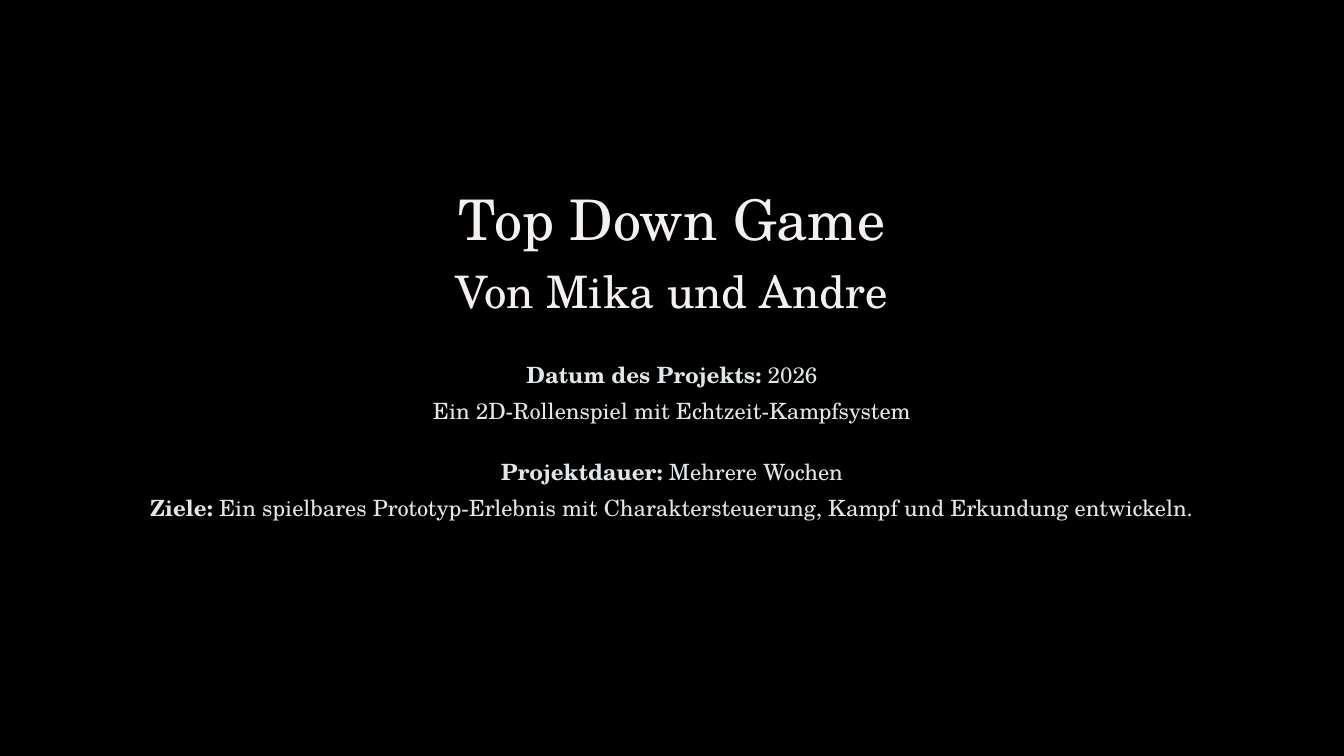
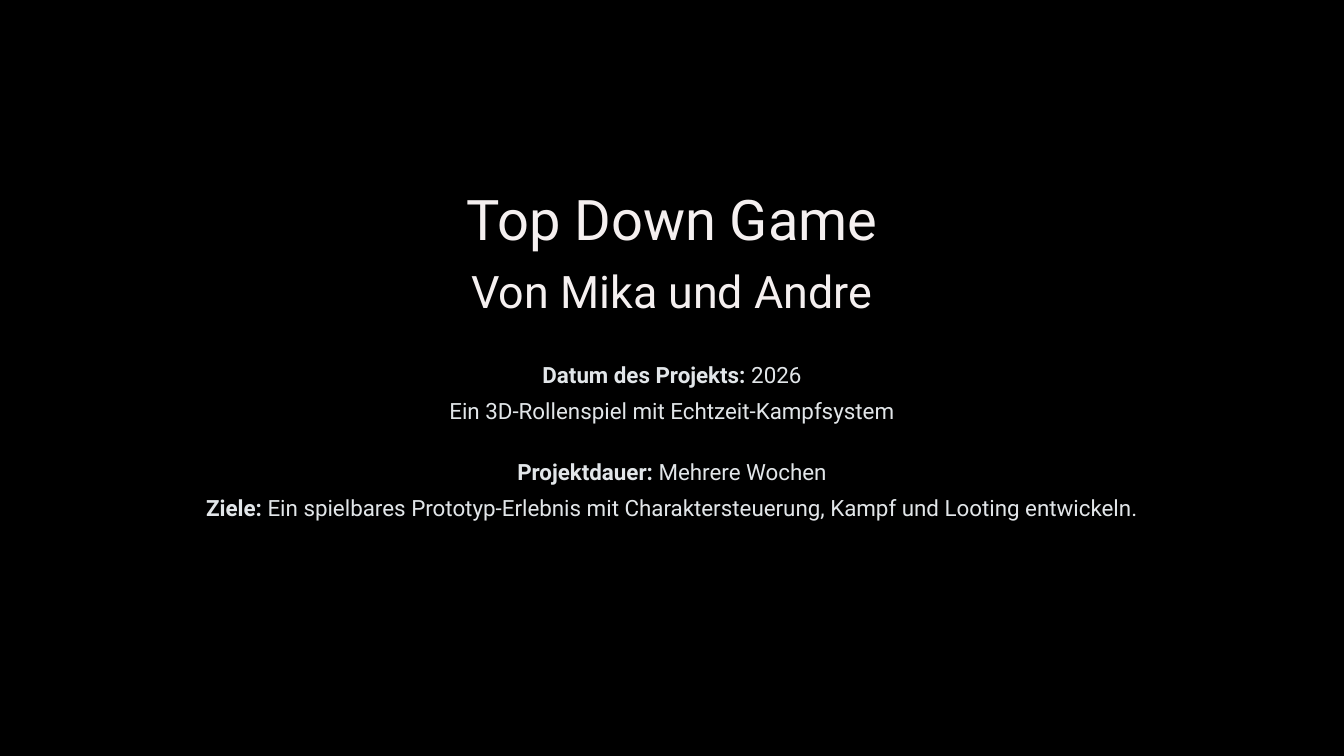
Before and after one commit to Spec06/Top-down-zombie-shooter, a slide deck: slide 1 of Präsi/Top-Down-Game.pptx. Drawn at 1344x756 pixels with LibreOffice and Linux fonts; fonts in the diff are those of the drawing. Boxes give left, top, right and bottom in pixels: in the first picture for what was removed or moved away, otherwise in the second. Text is boxed around its words. In the diff, an @@ line names an element or a change of style, - is before the commit and + after.

```diff
--- a/Präsi/Top-Down-Game.pptx
+++ b/Präsi/Top-Down-Game.pptx
@@ text "Top Down Game" at (467,199,877,252): font TeX Gyre Schola to Roboto @@
@@ text "Von Mika und Andre" at (471,274,872,309): font TeX Gyre Schola to Roboto @@
@@ text at (517,366,826,485): font TeX Gyre Schola to Roboto in "Datum des Projekts: 2026", "Projektdauer: Mehrere Wochen" @@
@@ text at (449,402,894,424): text changed; font TeX Gyre Schola to Roboto @@
-Ein 2D-Rollenspiel mit Echtzeit-Kampfsystem
+Ein 3D-Rollenspiel mit Echtzeit-Kampfsystem
@@ text at (206,499,1137,521): text changed; font TeX Gyre Schola to Roboto @@
-Ziele: Ein spielbares Prototyp-Erlebnis mit Charaktersteuerung, Kampf und Erkundung entwickeln.
+Ziele: Ein spielbares Prototyp-Erlebnis mit Charaktersteuerung, Kampf und Looting entwickeln.
```
Also in this commit, not shown: 5 other slides changed, 2 slides added.
